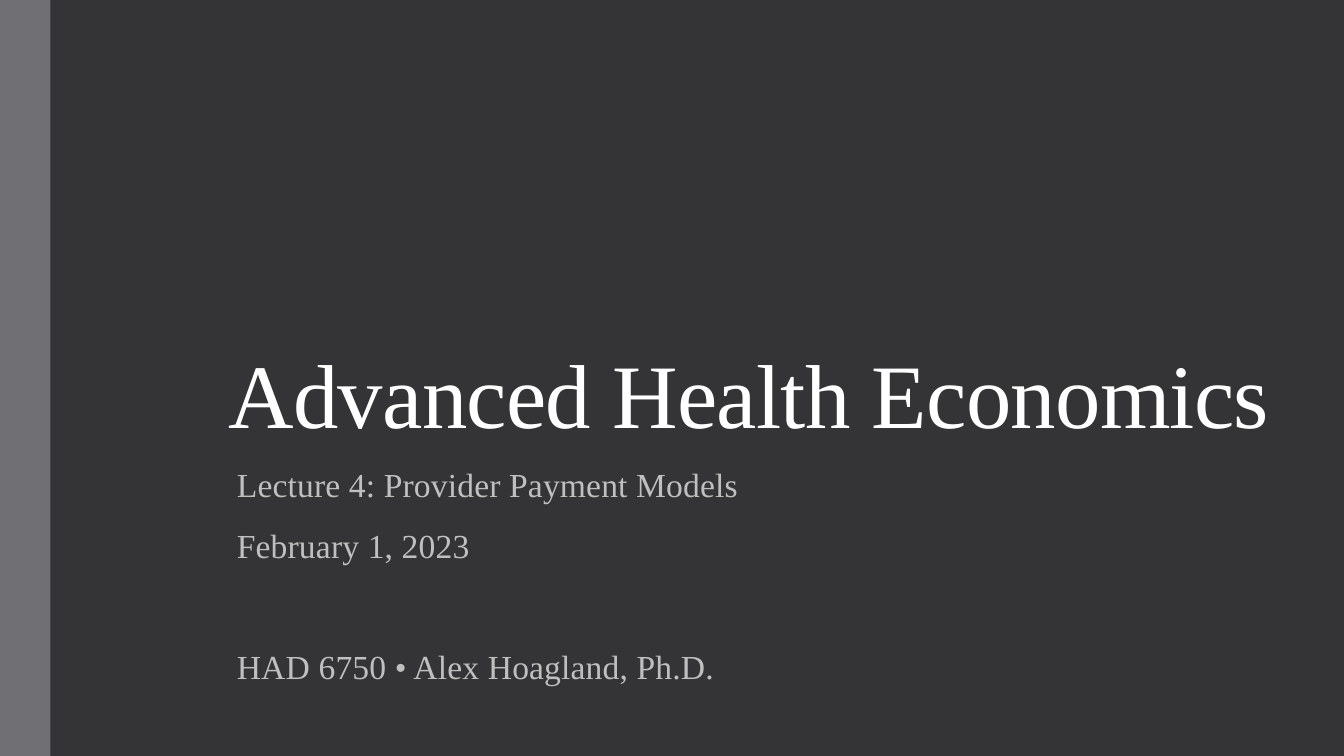
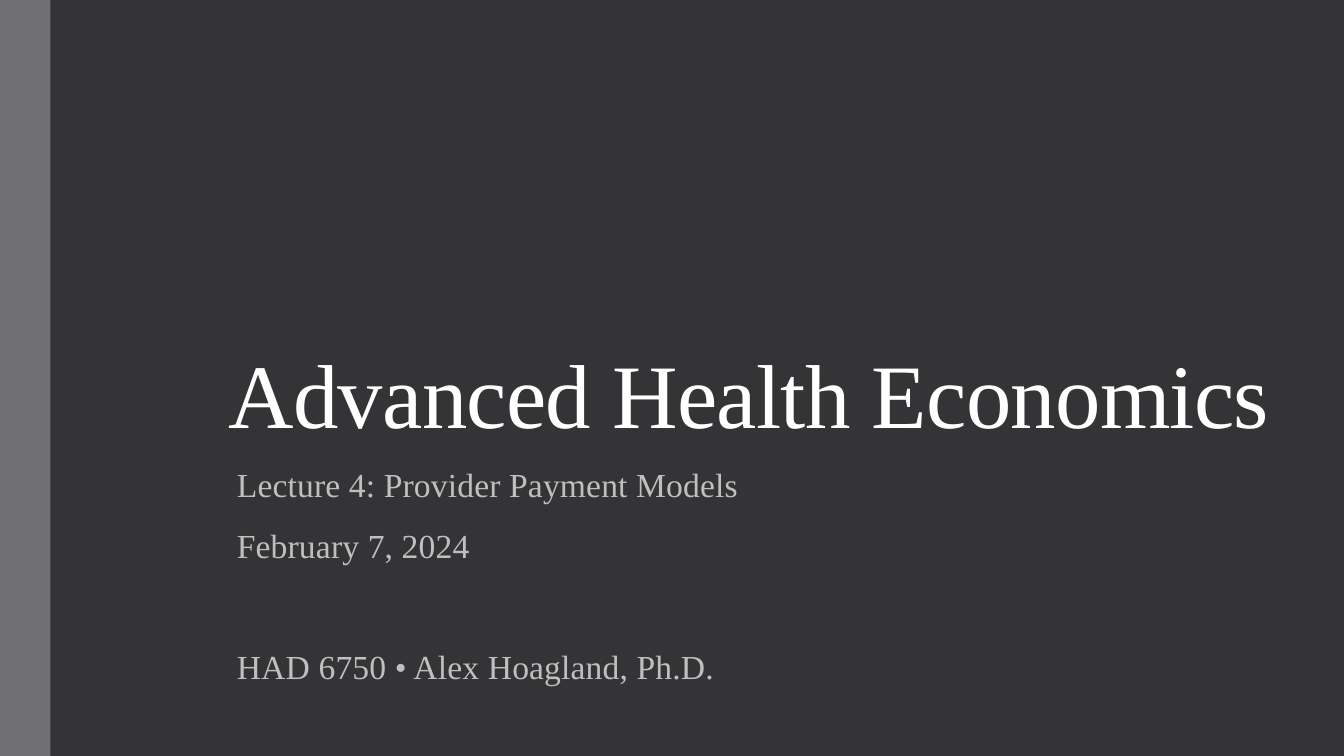
Before and after one commit to alex-hoagland/HAD6750H, a slide deck: slide 1 of Lecture04_ProviderPayment/L4Slides_ProviderPayment_2023W.pptx. Drawn at 1344x756 pixels with LibreOffice and Linux fonts; fonts in the diff are those of the drawing. Boxes give left, top, right and bottom in pixels: in the first picture for what was removed or moved away, otherwise in the second. Text is boxed around its words. In the diff, an @@ line names an element or a change of style, - is before the commit and + after.

```diff
--- a/Lecture04_ProviderPayment/L4Slides_ProviderPayment_2023W.pptx
+++ b/Lecture04_ProviderPayment/L4Slides_ProviderPayment_2023W.pptx
@@ subtitle at (237,534,470,564): text changed @@
-February 1, 2023
+February 7, 2024
```
Also in this commit, not shown: 1 other file.
